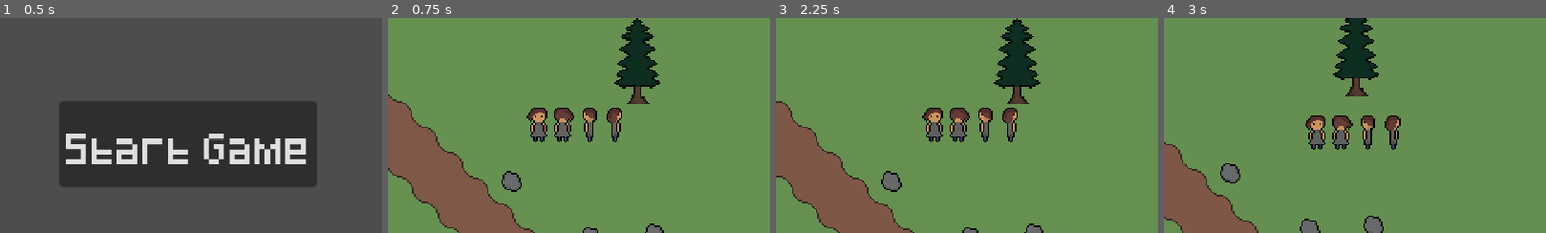
Above: before the commit, frames 1-4 (left to right).
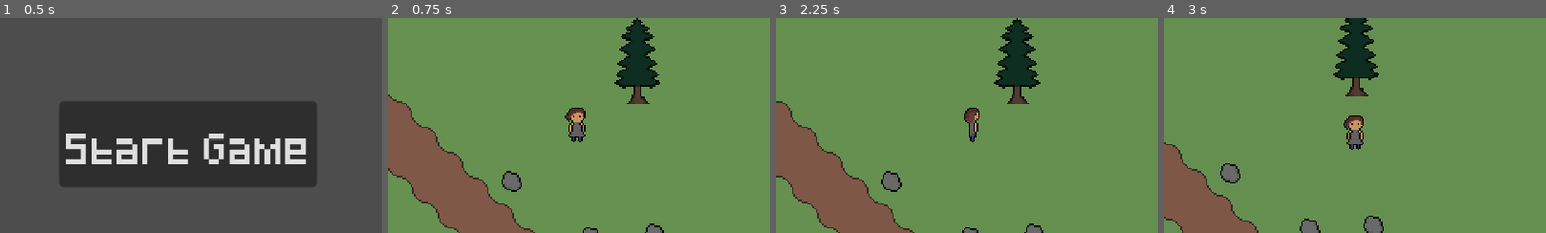
Above: after the commit, the same moments.

Repository: StormLight14/nightfall-mirror
Game: Godot game, scene res://menus/main/main_menu.tscn
The game is run twice, just before and just after one commit, with the same random seed, the same clock (stepped at 60 frames per second) and the same inputs.
Inputs (mouse positions are % of the whole screen's width and height, from its top left):
- Up to frame 1 (0.5 s): no input
- Up to frame 2 (0.75 s): click "Start Game" at 0.5 s
- Up to frame 3 (2.25 s): click (5, 9) at 1.27 s; tap Enter at 2 s; move the mouse to (72, 45) at 2.02 s; hold D (right) from 2.03 s (still down); tap E (interact) at 2.1 s
- Up to frame 4 (3 s): move the mouse to (30, 55) at 2.77 s; release D (right) at 2.78 s; hold S (down) from 2.78 s (still down); tap R (rotate_sun) at 2.85 s
The pictures show only the part of the screen within x 25-75%, y 21-71%; the shares and areas given below are measured in that part.

Frame 1 is identical in both runs. In frame 2, 2.5% of the frame differs, in the area x 36-62%, y 41-58%; in frame 3, 2.4%; in frame 4, 2.6%, in the area x 37-62%, y 45-62%.
Error in both runs: Invalid access to property or key '<null>' on a base object of type 'Array'. (res://globals/Player.gd:68)

Commit message:
add 4-direction static player sprites

Diff:
--- a/entities/player/player.gd
+++ b/entities/player/player.gd
@@ -8,10 +8,24 @@
 var pickupable_object = null
 var pickupable_item_id = null
 
+func _ready() -> void:
+	$AnimatedSprite2D.play("static_down")
+
 func _physics_process(delta: float) -> void:
 	movement(delta)
 	interactions()
+	animations()
 	handle_ui_inputs()
+
+func animations() -> void:
+	if Input.is_action_pressed("down"):
+		$AnimatedSprite2D.play("static_down")
+	elif Input.is_action_pressed("up"):
+		$AnimatedSprite2D.play("static_up")
+	elif Input.is_action_pressed("left"):
+		$AnimatedSprite2D.play("static_left")
+	elif Input.is_action_pressed("right"):
+		$AnimatedSprite2D.play("static_right")
 
 func movement(delta: float) -> void:
 	var input_vector := Input.get_vector("left", "right", "up", "down")
--- a/entities/player/player.tscn
+++ b/entities/player/player.tscn
@@ -1,9 +1,12 @@
-[gd_scene load_steps=9 format=3 uid="uid://dnl4avpgx1x7o"]
+[gd_scene load_steps=17 format=3 uid="uid://dnl4avpgx1x7o"]
 
 [ext_resource type="Script" path="res://entities/player/player.gd" id="1_sb3re"]
-[ext_resource type="Texture2D" uid="uid://co6q42o3lq27x" path="res://entities/player/placeholder.png" id="2_gmty6"]
+[ext_resource type="Texture2D" uid="uid://dmgcxyrjg42bg" path="res://entities/player/player_down.png" id="2_3ee5f"]
 [ext_resource type="PackedScene" uid="uid://dahjht4pbwqqm" path="res://ui/inventory/inventory.tscn" id="3_44mch"]
+[ext_resource type="Texture2D" uid="uid://dj44sa5a5vx17" path="res://entities/player/player_left.png" id="3_gtm8e"]
+[ext_resource type="Texture2D" uid="uid://brd86db0f7d1t" path="res://entities/player/player_right.png" id="4_i1yiq"]
 [ext_resource type="PackedScene" uid="uid://dwqj00t0hm3mp" path="res://ui/inventory/hotbar.tscn" id="4_iq7yn"]
+[ext_resource type="Texture2D" uid="uid://cwcxp6biq5lt1" path="res://entities/player/player_up.png" id="5_t62uw"]
 
 [sub_resource type="Gradient" id="Gradient_vxpyq"]
 interpolation_mode = 2
@@ -16,6 +19,57 @@
 fill = 1
 fill_from = Vector2(0.5, 0.5)
 fill_to = Vector2(0.856481, 0.203704)
+
+[sub_resource type="AtlasTexture" id="AtlasTexture_tuxxm"]
+atlas = ExtResource("2_3ee5f")
+region = Rect2(0, 0, 16, 24)
+
+[sub_resource type="AtlasTexture" id="AtlasTexture_j1wia"]
+atlas = ExtResource("3_gtm8e")
+region = Rect2(0, 0, 16, 24)
+
+[sub_resource type="AtlasTexture" id="AtlasTexture_5o30n"]
+atlas = ExtResource("4_i1yiq")
+region = Rect2(0, 0, 16, 24)
+
+[sub_resource type="AtlasTexture" id="AtlasTexture_4soo2"]
+atlas = ExtResource("5_t62uw")
+region = Rect2(0, 0, 16, 24)
+
+[sub_resource type="SpriteFrames" id="SpriteFrames_h1t5r"]
+animations = [{
+"frames": [{
+"duration": 1.0,
+"texture": SubResource("AtlasTexture_tuxxm")
+}],
+"loop": true,
+"name": &"static_down",
+"speed": 5.0
+}, {
+"frames": [{
+"duration": 1.0,
+"texture": SubResource("AtlasTexture_j1wia")
+}],
+"loop": true,
+"name": &"static_left",
+"speed": 5.0
+}, {
+"frames": [{
+"duration": 1.0,
+"texture": SubResource("AtlasTexture_5o30n")
+}],
+"loop": true,
+"name": &"static_right",
+"speed": 5.0
+}, {
+"frames": [{
+"duration": 1.0,
+"texture": SubResource("AtlasTexture_4soo2")
+}],
+"loop": true,
+"name": &"static_up",
+"speed": 5.0
+}]
 
 [sub_resource type="CapsuleShape2D" id="CapsuleShape2D_ewl3r"]
 radius = 4.0
@@ -36,8 +90,9 @@
 shadow_filter = 1
 texture = SubResource("GradientTexture2D_rpo57")
 
-[node name="Sprite2D" type="Sprite2D" parent="."]
-texture = ExtResource("2_gmty6")
+[node name="AnimatedSprite2D" type="AnimatedSprite2D" parent="."]
+sprite_frames = SubResource("SpriteFrames_h1t5r")
+animation = &"static_down"
 offset = Vector2(0, -12)
 
 [node name="Camera2D" type="Camera2D" parent="."]
Binary file removed: entities/player/player_backward.png
Renamed: entities/player/player_forward.png -> entities/player/player_down.png
Not shown, added: entities/player/player_down.png.import
Not shown, changed: entities/player/player_left.png.import
Not shown, added: entities/player/player_right.png.import
Binary file added: entities/player/player_up.png
Not shown, changed: entities/player/player_up.png.import
